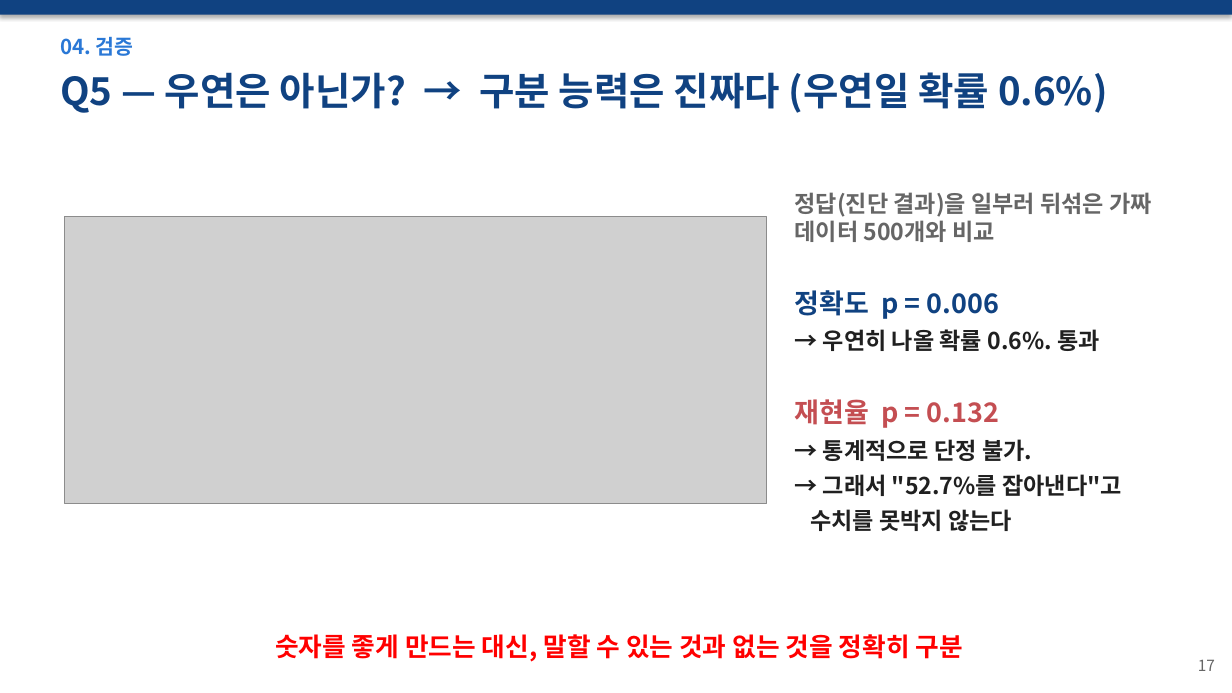
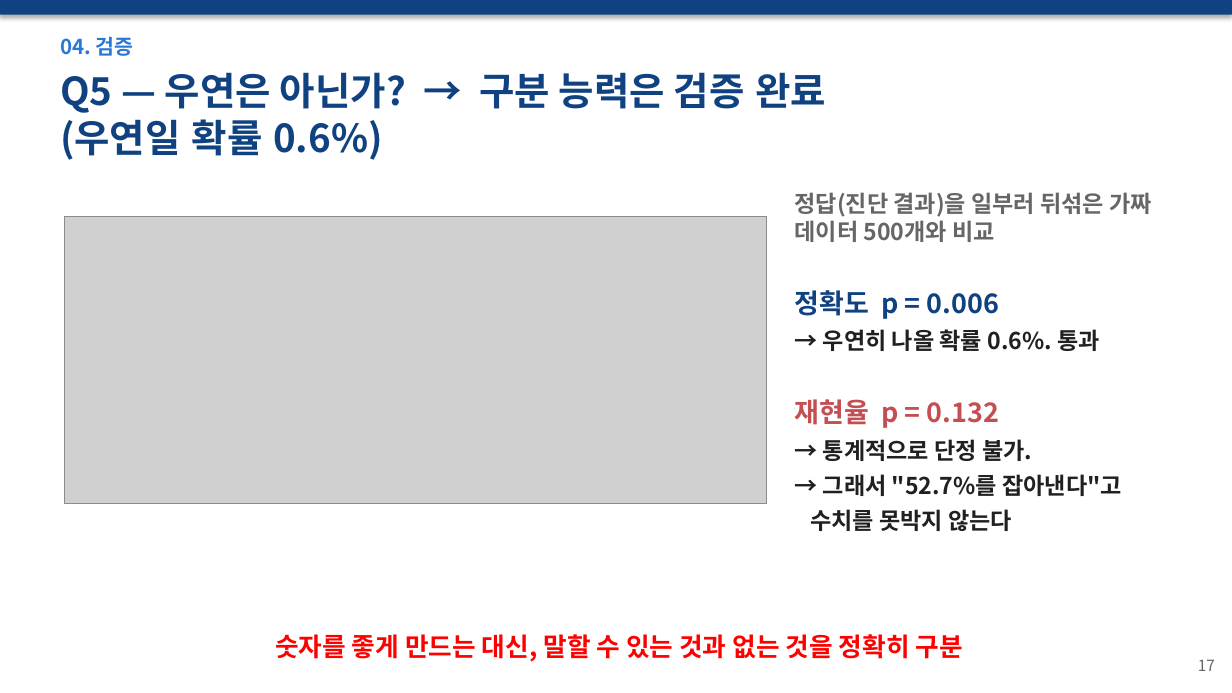
Before and after one commit to wpalswpa/dementia-screening, a slide deck: slide 17 of 발표자료_최종본_v6.pptx. Drawn at 1232x693 pixels with LibreOffice and Linux fonts; fonts in the diff are those of the drawing; grey boxes stand for pictures. Boxes give left, top, right and bottom in pixels: in the first picture for what was removed or moved away, otherwise in the second. Text is boxed around its words. In the diff, an @@ line names an element or a change of style, - is before the commit and + after.

Commit message:
발표자료: 11 전처리(문제-처리-이유), 14 Q2(비교 차트+선정이유 빌드업), 16 Q4(의심-검증-결과-조치) 재구성 + 폰트 재적용

```diff
--- a/발표자료_최종본_v6.pptx
+++ b/발표자료_최종본_v6.pptx
@@ text at (60, 72, 826, 160): text changed @@
-Q5 — 우연은 아닌가? → 구분 능력은 진짜다 (우연일 확률 0.6%)
+Q5 — 우연은 아닌가? → 구분 능력은 검증 완료
+(우연일 확률 0.6%)
```
Also in this commit, not shown: 11 other slides changed, 1 other file.
